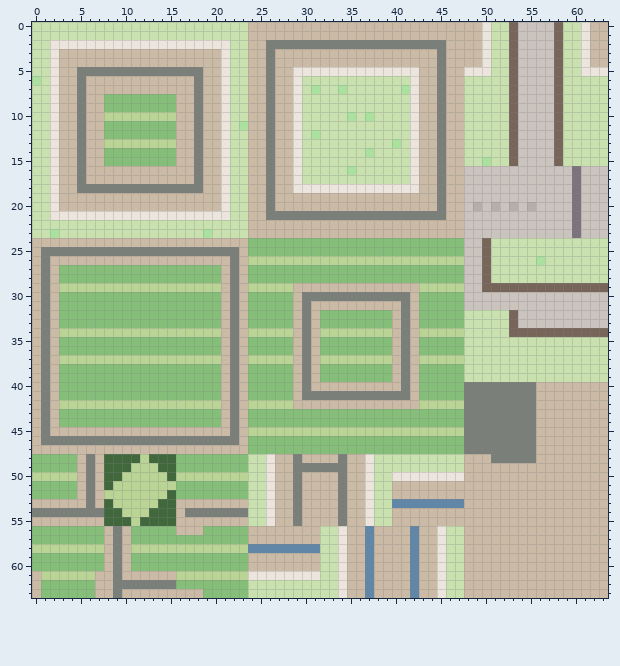
Pixel-art sprite -- res/tiles_act2p2.png. Above: the version before the commit.
The file is 64x64 pixels.
After:
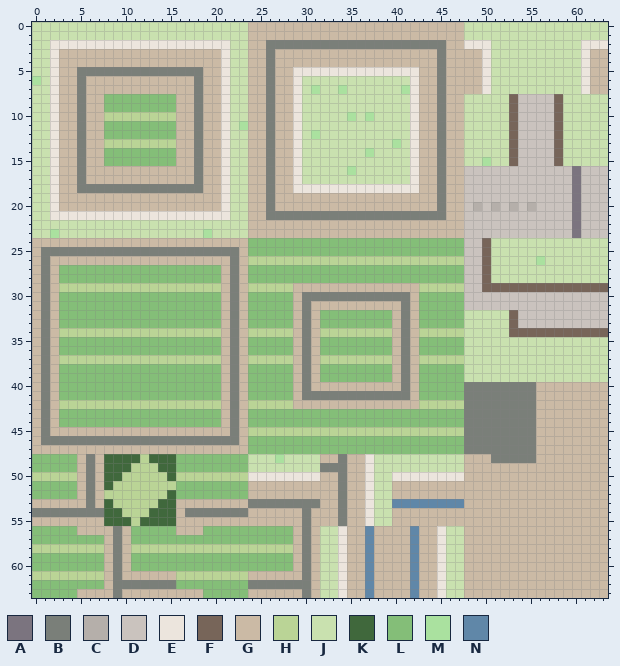
Palette (. is transparent): A #7b747f  B #7a7f79  C #b5afaa  D #cac3be  E #ece5dd  F #776559  G #cbbaa5  H #bad496  J #c9e1af  K #40683c  L #84be78  M #aae19f  N #6087a8
Diff:
{"y":0,"x":48,"old":"GGE","new":"JJJ"}
{"y":0,"x":53,"old":"FDDDDF","new":"JJJJJJ"}
{"y":0,"x":61,"old":"EGG","new":"JJJ"}
{"y":1,"x":48,"old":"GGE","new":"JJJ"}
{"y":1,"x":53,"old":"FDDDDF","new":"JJJJJJ"}
{"y":1,"x":61,"old":"EGG","new":"JJJ"}
{"y":2,"x":48,"old":"GG","new":"EE"}
{"y":2,"x":53,"old":"FDDDDF","new":"JJJJJJ"}
{"y":2,"x":62,"old":"GG","new":"EE"}
{"y":3,"x":53,"old":"FDDDDF","new":"JJJJJJ"}
{"y":4,"x":53,"old":"FDDDDF","new":"JJJJJJ"}
{"y":5,"x":48,"old":"EE","new":"GG"}
{"y":5,"x":53,"old":"FDDDDF","new":"JJJJJJ"}
{"y":5,"x":62,"old":"EE","new":"GG"}
{"y":6,"x":48,"old":"JJJ","new":"GGE"}
{"y":6,"x":53,"old":"FDDDDF","new":"JJJJJJ"}
{"y":6,"x":61,"old":"JJJ","new":"EGG"}
{"y":7,"x":48,"old":"JJJ","new":"GGE"}
{"y":7,"x":53,"old":"FDDDDF","new":"JJJJJJ"}
{"y":7,"x":61,"old":"JJJ","new":"EGG"}
{"y":48,"x":26,"old":"EGGBGG","new":"JMJJJJ"}
{"y":49,"x":26,"old":"EGGBBB","new":"JJJJJJ"}
{"y":50,"x":24,"old":"JJ","new":"EE"}
{"y":50,"x":27,"old":"GGBGG","new":"EEEEE"}
{"y":51,"x":24,"old":"JJE","new":"GGG"}
{"y":51,"x":29,"old":"B","new":"G"}
{"y":52,"x":24,"old":"JJE","new":"GGG"}
{"y":52,"x":29,"old":"B","new":"G"}
{"y":53,"x":24,"old":"JJEGG","new":"BBBBB"}
{"y":53,"x":30,"old":"GG","new":"BB"}
{"y":54,"x":24,"old":"JJE","new":"GGG"}
{"y":54,"x":29,"old":"BG","new":"GB"}
{"y":55,"x":24,"old":"JJE","new":"GGG"}
{"y":55,"x":29,"old":"BG","new":"GB"}
{"y":56,"x":5,"old":"LLL","new":"GGG"}
{"y":56,"x":24,"old":"GGGGG","new":"LLLLL"}
{"y":56,"x":30,"old":"G","new":"B"}
{"y":57,"x":24,"old":"GGGGG","new":"LLLLL"}
{"y":57,"x":30,"old":"G","new":"B"}
{"y":58,"x":24,"old":"NNNNNNNN","new":"HHHHHGBG"}
{"y":59,"x":24,"old":"GGGGG","new":"LLLLL"}
{"y":59,"x":30,"old":"G","new":"B"}
{"y":60,"x":24,"old":"GGGGG","new":"LLLLL"}
{"y":60,"x":30,"old":"G","new":"B"}
{"y":61,"x":0,"old":"G","new":"H"}
{"y":61,"x":7,"old":"G","new":"H"}
{"y":61,"x":24,"old":"EEEEEEEE","new":"GGGGGGBG"}
{"y":62,"x":0,"old":"G","new":"L"}
{"y":62,"x":7,"old":"G","new":"L"}
{"y":62,"x":24,"old":"JJJJJJJJ","new":"BBBBBBBG"}
{"y":63,"x":0,"old":"G","new":"L"}
{"y":63,"x":5,"old":"LL","new":"GG"}
{"y":63,"x":24,"old":"JJJJJJJJ","new":"GGGGGGBG"}
{"label":"changed","picture_box":[464,22,608,94]}
{"label":"changed","picture_box":[248,454,320,598]}
{"label":"changed","picture_box":[77,526,104,535]}
{"label":"changed","picture_box":[32,571,104,598]}
